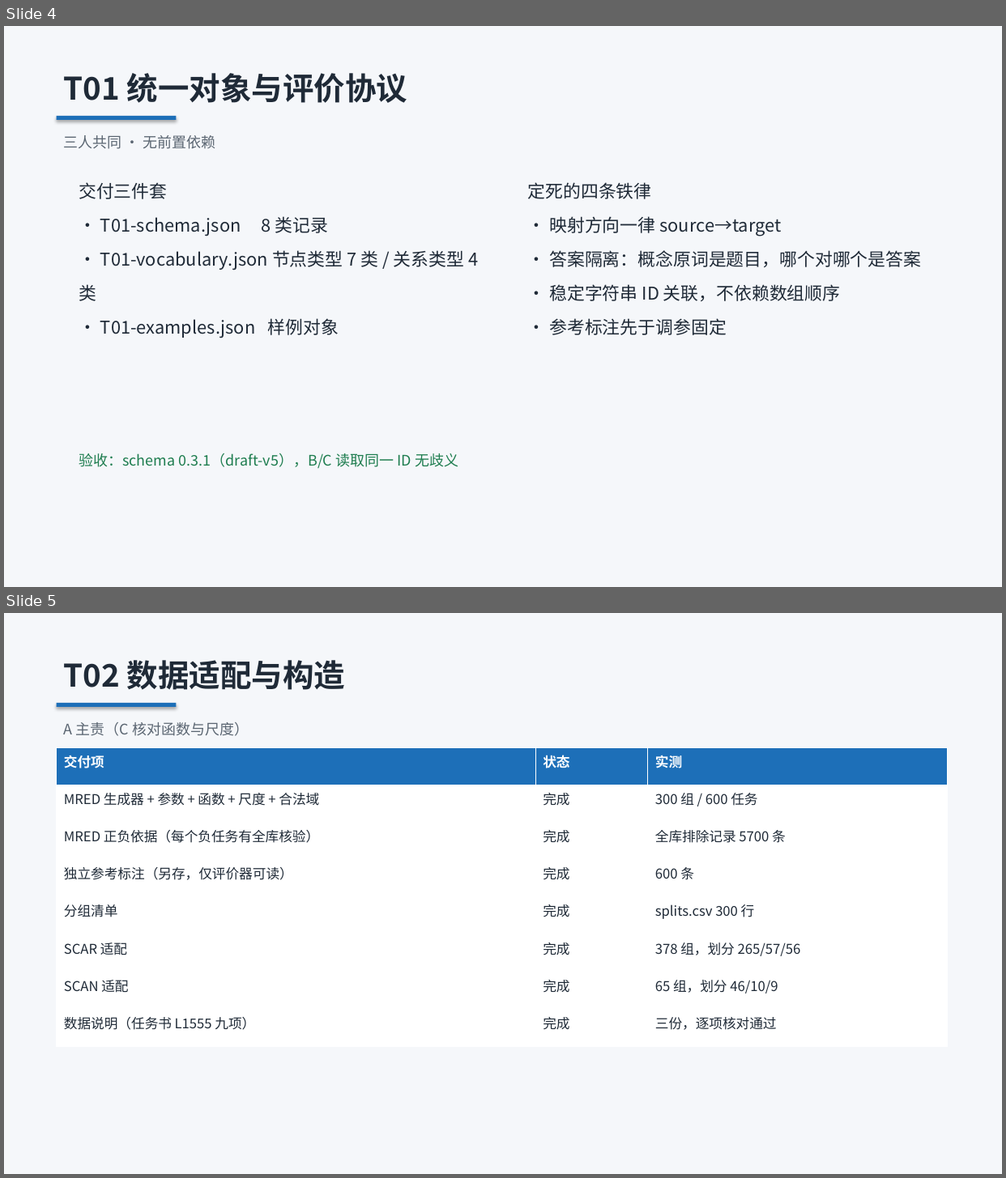
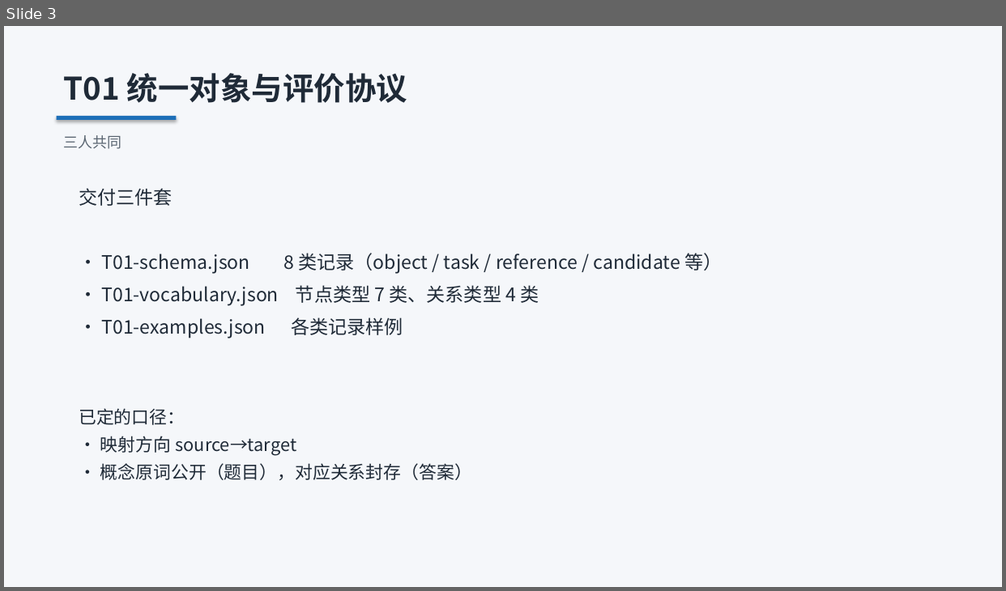
Before and after one commit to laoma9604-design/similar-learning, a slide deck: docs/TopoAdv-A角色工作汇报.pptx. Shown one above the other, each under a label of ours: slides 4 and 5 before the commit, slide 3 after it. The pictures are 1006x1178 and 1006x591 pixels, drawn with LibreOffice and Linux fonts; fonts in the diff are those of the drawing. Boxes give left, top, right and bottom in pixels: in the first picture for what was removed or moved away, otherwise in the second. Text is boxed around its words. In the diff, an @@ line names an element or a change of style, - is before the commit and + after.

Commit message:
汇报 PPT 精简为 8 页：只列已完成的工作
删除缺陷复盘、坑、待办、风险提示等章节，只保留做了什么：
  1 封面
  2 工作概览（T01/T02/T06 完成，T05、T11-T14 未完成）
  3 T01 统一对象与评价协议
  4 T02 三个数据集（组数/任务数/对象数/划分）
  5 T02 配套材料（参考标注/分组清单/结构标注/数据说明）
  6 T06 独立评价器（三数据集判据与满分情况）
  7 验收（五个工具的结果）
  8 收尾

版面检查：8 页 / 0 越界 / 0 重叠。pytest 83 passed。

```diff
--- a/docs/TopoAdv-A角色工作汇报.pptx
+++ b/docs/TopoAdv-A角色工作汇报.pptx
@@ slide 5 removed at <box>4,613,1002,1174</box>, background #FFFFFF @@
@@ rectangle removed at <box>4,613,1002,1174</box> @@
@@ text removed at <box>64,660,345,690</box> @@
-T02 数据适配与构造
@@ rectangle removed at <box>57,703,177,707</box> @@
@@ text removed at <box>64,722,249,736</box> @@
-A 主责（C 核对函数与尺度）
@@ table removed at <box>57,747,948,1047</box>, 8 rows, 3 columns @@
-交付项 | 状态 | 实测
-MRED 生成器 + 参数 + 函数 + 尺度 + 合法域 | 完成 | 300 组 / 600 任务
-MRED 正负依据（每个负任务有全库核验） | 完成 | 全库排除记录 5700 条
-独立参考标注（另存，仅评价器可读） | 完成 | 600 条
-分组清单 | 完成 | splits.csv 300 行
-SCAR 适配 | 完成 | 378 组，划分 265/57/56
-SCAN 适配 | 完成 | 65 组，划分 46/10/9
-数据说明（任务书 L1555 九项） | 完成 | 三份，逐项核对通过
@@ what was slide 4 is now slide 3 @@
@@ slide 3 changed as well @@
@@ text at <box>64,135,122,149</box>: text changed @@
-三人共同 · 无前置依赖
+三人共同
@@ text "交付三件套": place and size @@
-text "交付三件套" at <box>79,182,478,339</box>
+text "交付三件套" at <box>79,188,722,339</box>
@@ text at <box>79,188,172,206</box>: size 17 to 18 pt in "交付三件套"; line spacing 1.6 to 1.45 @@
@@ text at <box>101,253,722,339</box>: text changed; size 17 to 18 pt @@
-· T01-schema.json 8 类记录
-· T01-vocabulary.json 节点类型 7 类 / 关系类型 4 类
-· T01-examples.json 样例对象
+· T01-schema.json 8 类记录（object / task / reference / candidate 等）
+· T01-vocabulary.json 节点类型 7 类、关系类型 4 类
+· T01-examples.json 各类记录样例
@@ text at <box>79,408,472,480</box>: text changed @@
-定死的四条铁律
-· 映射方向一律 source→target
-· 答案隔离：概念原词是题目，哪个对哪个是答案
-· 稳定字符串 ID 关联，不依赖数组顺序
-· 参考标注先于调参固定
+已定的口径：
+· 映射方向 source→target
+· 概念原词公开（题目），对应关系封存（答案）
@@ text removed at <box>79,454,458,468</box> @@
-验收：schema 0.3.1（draft-v5），B/C 读取同一 ID 无歧义
```
Also in this commit, not shown: 4 other slides changed, 3 slides added, 6 other slides removed, 1 other file.
